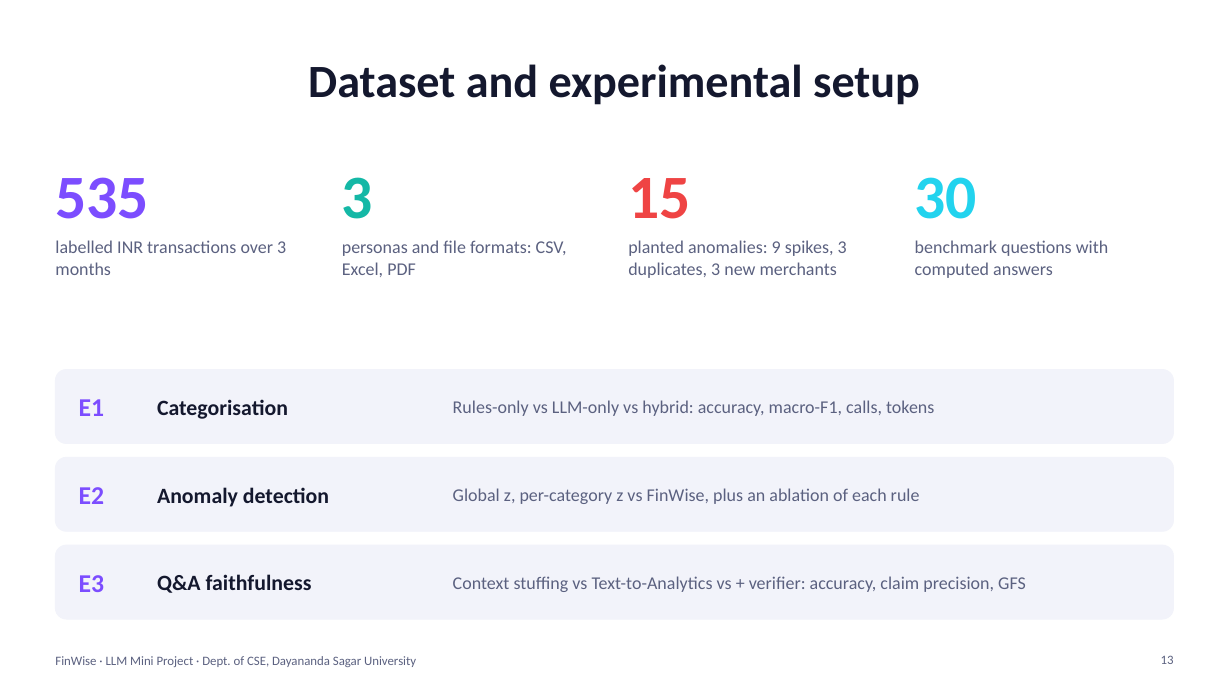
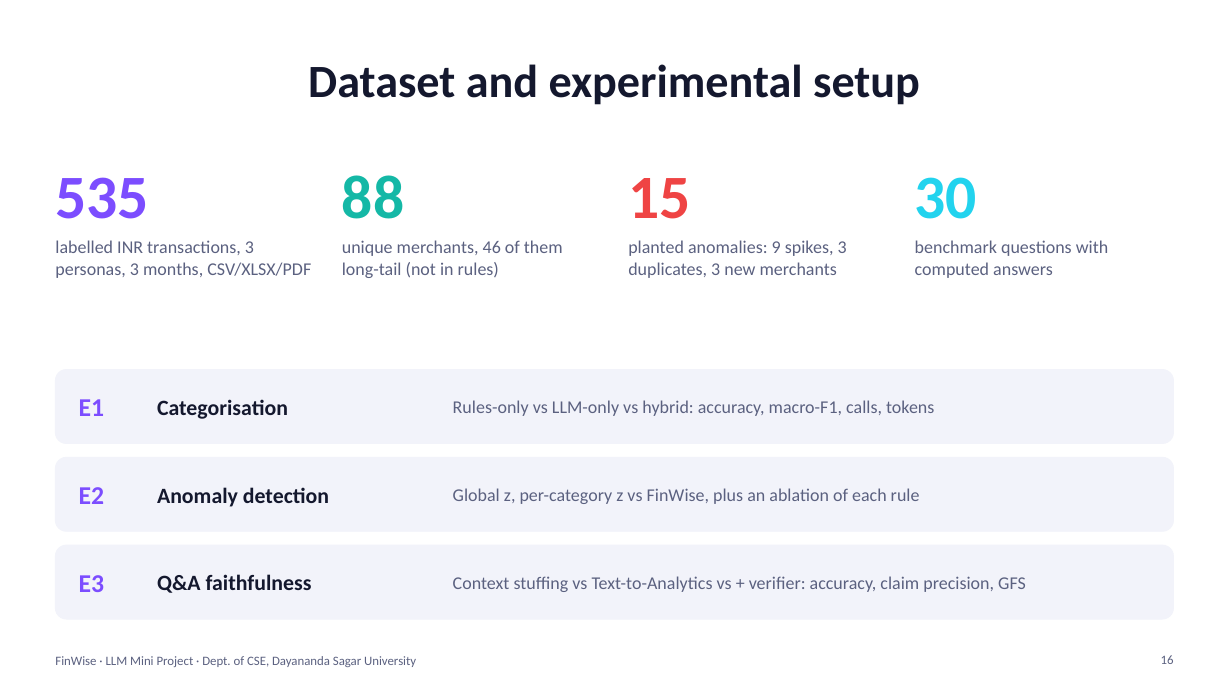
Before and after one commit to dkadchha2845/FinWise, a slide deck: slide 16 of finwise/ppt/FinWise_Presentation.pptx (slide 13 before the commit). Drawn at 1232x693 pixels with LibreOffice and Linux fonts; fonts in the diff are those of the drawing. Boxes give left, top, right and bottom in pixels: in the first picture for what was removed or moved away, otherwise in the second. Text is boxed around its words. In the diff, an @@ line names an element or a change of style, - is before the commit and + after.

```diff
--- a/finwise/ppt/FinWise_Presentation.pptx
+++ b/finwise/ppt/FinWise_Presentation.pptx
@@ text at [342,175,404,219]: text changed @@
-3
+88
@@ text at [55,240,311,278]: text changed @@
-labelled INR transactions over 3 months
+labelled INR transactions, 3 personas, 3 months, CSV/XLSX/PDF
@@ text at [342,240,563,278]: text changed @@
-personas and file formats: CSV, Excel, PDF
+unique merchants, 46 of them long-tail (not in rules)
@@ page number at [1161,655,1174,664]: text changed @@
-13
+16
```
Also in this commit, not shown: 5 other slides changed, 6 slides added, 2 other files.
